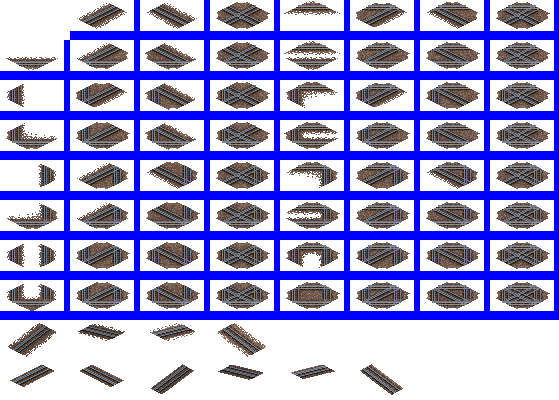
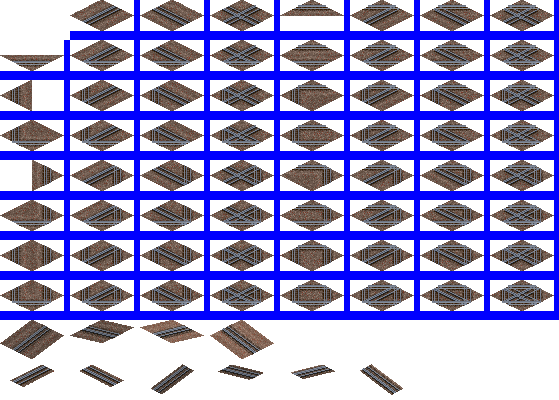
Layer changes from the first 559px x 400px image to the second:
painted on "ballast_jp_def", unmasked it over [0, 0, 554, 359]
